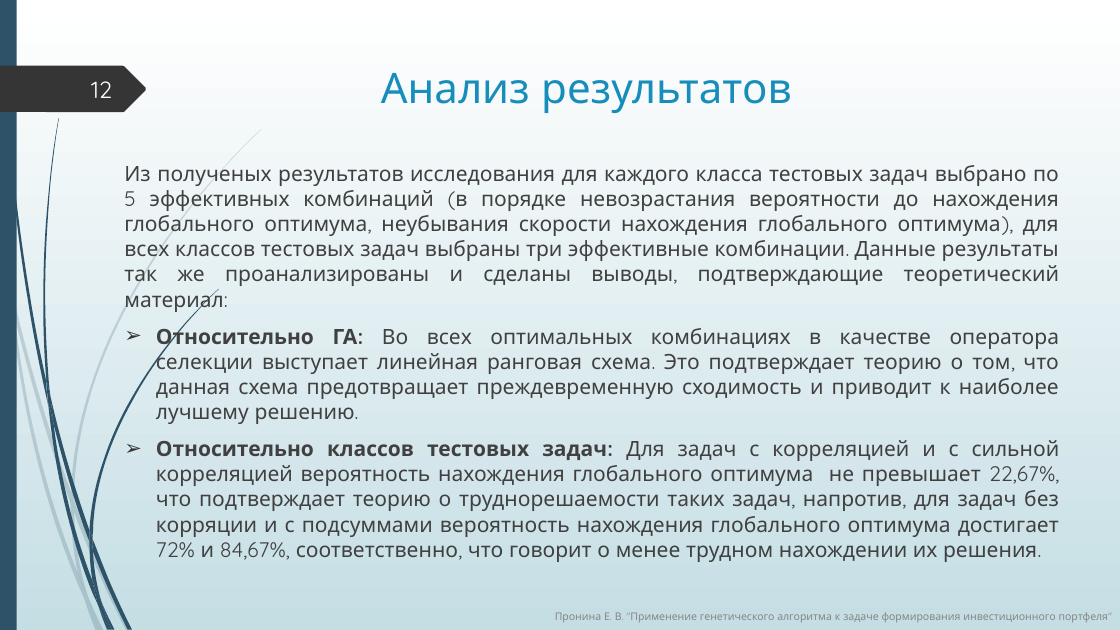
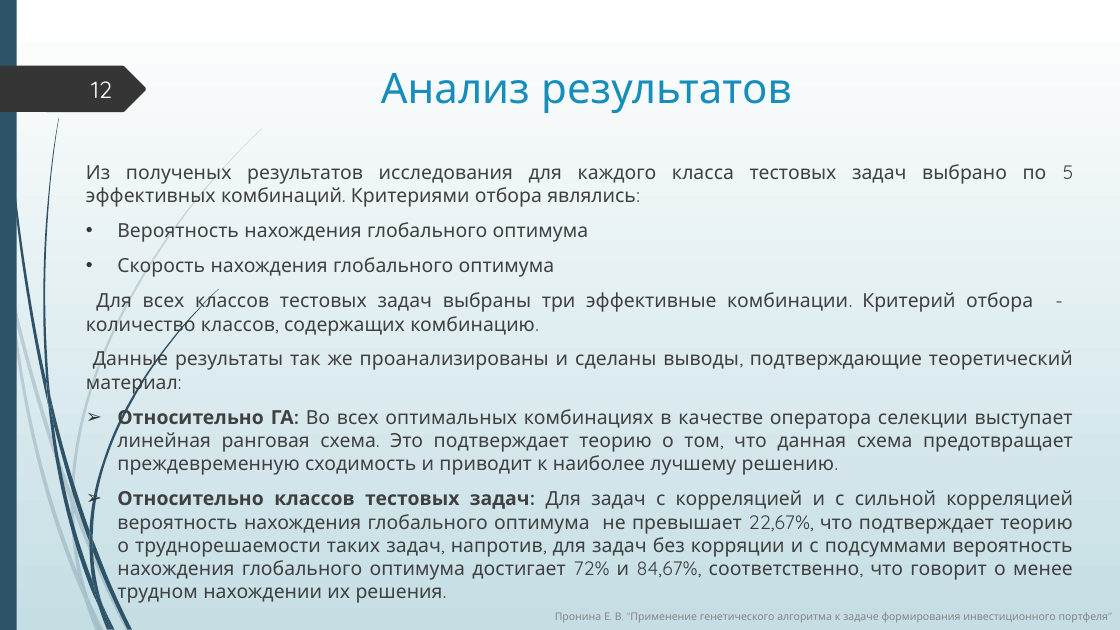
Before and after one commit to ElizJogar/Knapsack-Problems, a slide deck: slide 12 of diploma.pptx. Drawn at 1120x630 pixels with LibreOffice and Linux fonts; fonts in the diff are those of the drawing. Boxes give left, top, right and bottom in pixels: in the first picture for what was removed or moved away, otherwise in the second. Text is boxed around its words. In the diff, an @@ line names an element or a change of style, - is before the commit and + after.

```diff
--- a/diploma.pptx
+++ b/diploma.pptx
@@ text "Из полученых результатов исследования для ...": place and size @@
-text "Из полученых результатов исследования для ..." at [124,165,1060,562]
+text "Из полученых результатов исследования для ..." at [86,164,1074,604]
@@ text at [86,164,1074,395]: text changed; size 18 to 16.6 pt @@
-Из полученых результатов исследования для каждого класса тестовых задач выбрано по 5 эффективных комбинаций (в порядке невозрастания вероятности до нахождения глобального оптимума, неубывания скорости нахождения глобального оптимума), для всех классов тестовых задач выбраны три эффективные комбинации. Данные результаты так же проанализированы и сделаны выводы, подтверждающие теоретический материал:
+Из полученых результатов исследования для каждого класса тестовых задач выбрано по 5 эффективных комбинаций. Критериями отбора являлись:
+• Вероятность нахождения глобального оптимума
+• Скорость нахождения глобального оптимума
+Для всех классов тестовых задач выбраны три эффективные комбинации. Критерий отбора - количество классов, содержащих комбинацию.
+Данные результаты так же проанализированы и сделаны выводы, подтверждающие теоретический материал:
@@ text at [117,406,1073,604]: size 18 to 16.6 pt in "Относительно ГА: Во всех оптимальных комбинациях в ...", "Относительно классов тестовых задач: Для задач с ..." @@
```
Also in this commit, not shown: 6 other slides changed, 13 other files.
